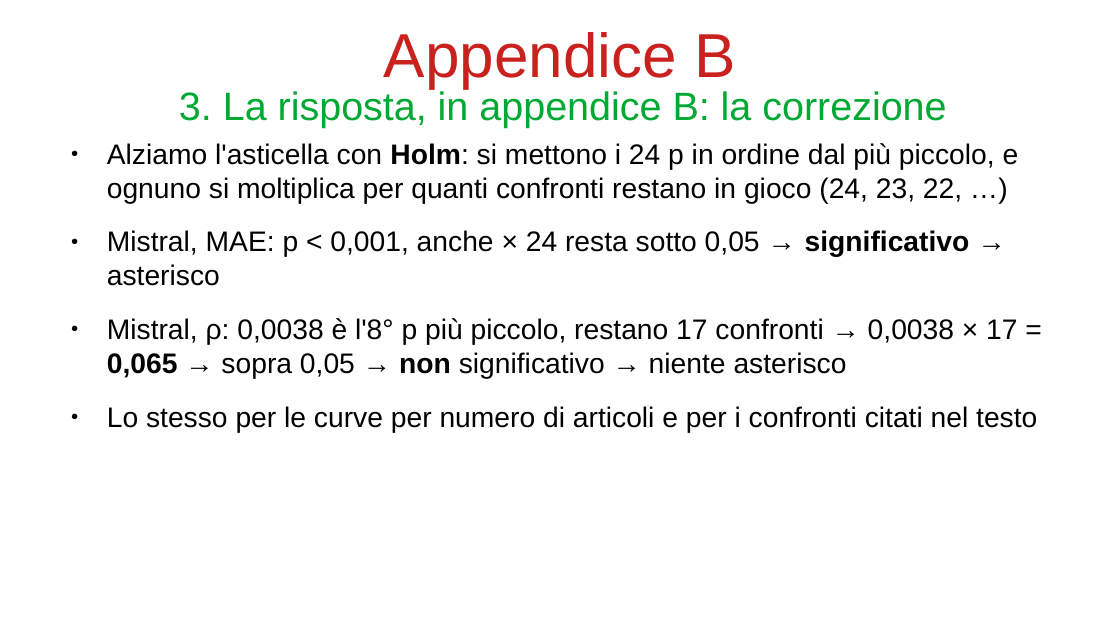
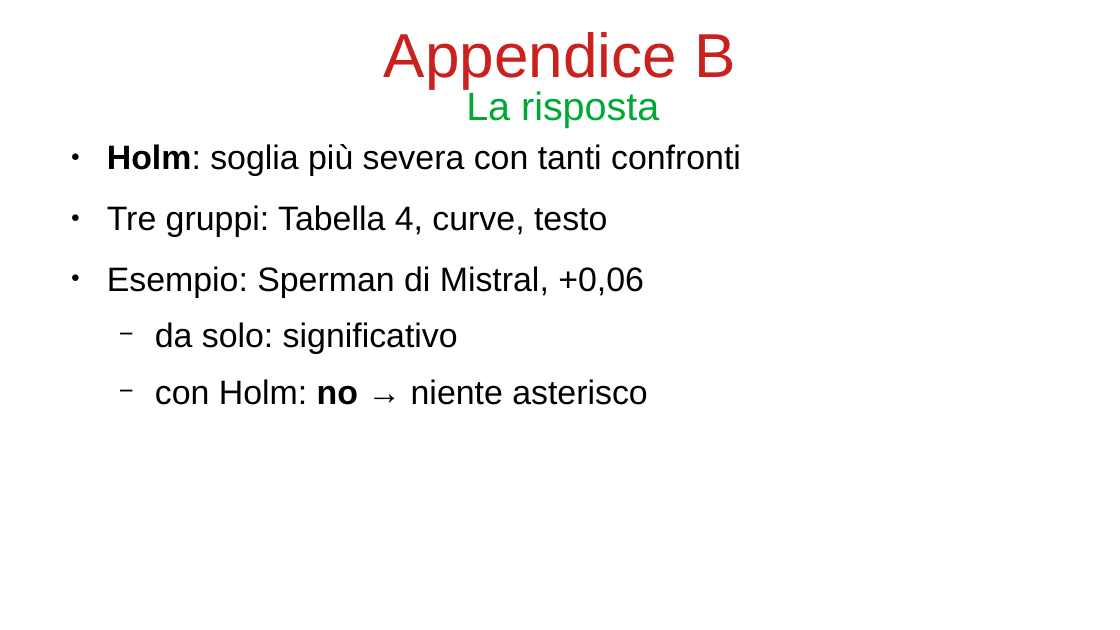
Before and after one commit to bianchi-john/PublisherClassification, a slide deck: slide 31 of Presentazioni/Paper rivista/PaperRivista.odp. Drawn at 1120x630 pixels with LibreOffice and Linux fonts; fonts in the diff are those of the drawing. Boxes give left, top, right and bottom in pixels: in the first picture for what was removed or moved away, otherwise in the second. Text is boxed around its words. In the diff, an @@ line names an element or a change of style, - is before the commit and + after.

```diff
--- a/Presentazioni/Paper rivista/PaperRivista.odp
+++ b/Presentazioni/Paper rivista/PaperRivista.odp
@@ title at (466,89,659,128): text changed @@
-3. La risposta, in appendice B: la correzione
+La risposta
@@ text at (107,144,741,405): text changed; size 20 to 24 pt @@
-● Alziamo l'asticella con Holm: si mettono i 24 p in ordine dal più piccolo, e ognuno si moltiplica per quanti confronti restano in gioco (24, 23, 22, …)
-● Mistral, MAE: p < 0,001, anche × 24 resta sotto 0,05 → significativo → asterisco
-● Mistral, ρ: 0,0038 è l'8° p più piccolo, restano 17 confronti → 0,0038 × 17 = 0,065 → sopra 0,05 → non significativo → niente asterisco
-● Lo stesso per le curve per numero di articoli e per i confronti citati nel testo
+● Holm: soglia più severa con tanti confronti
+● Tre gruppi: Tabella 4, curve, testo
+● Esempio: Sperman di Mistral, +0,06
+  − da solo: significativo
+  − con Holm: no → niente asterisco
```
Also in this commit, not shown: 42 other slides changed, 18 slides added, 6 slides removed, 11 other files.
